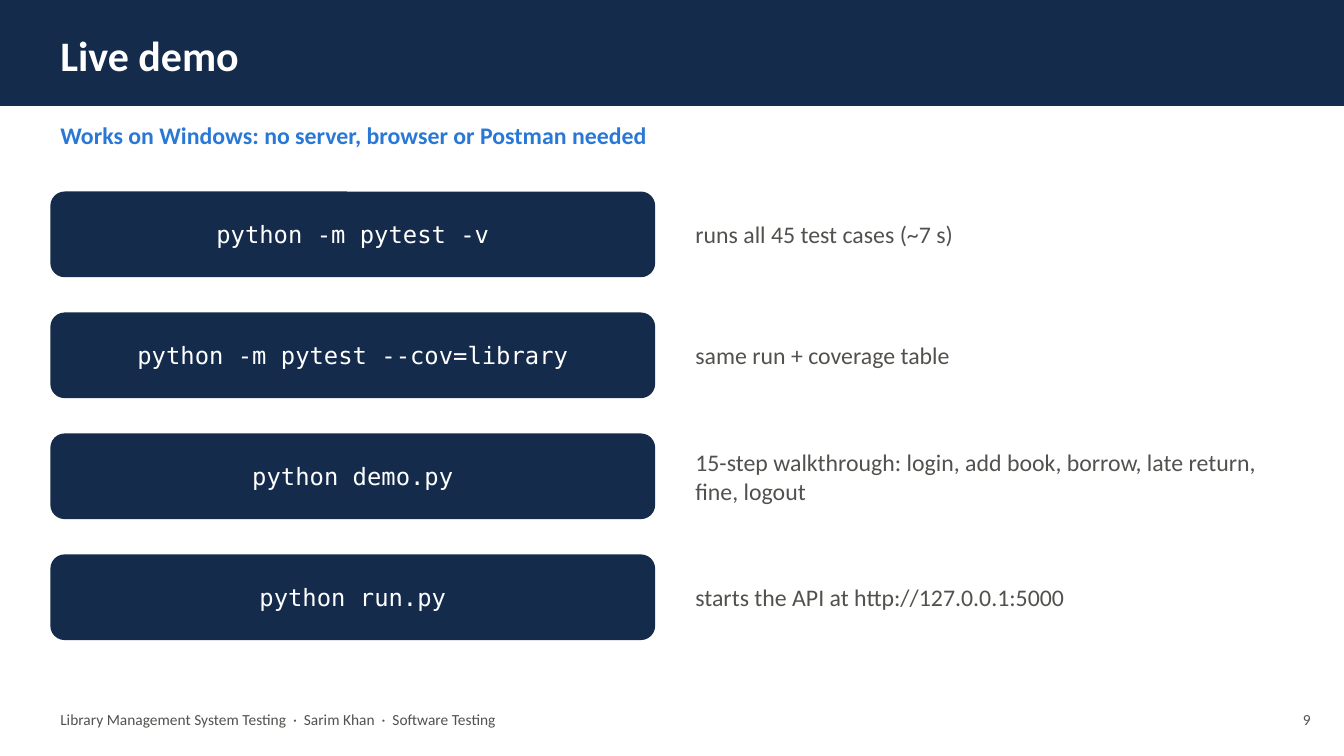
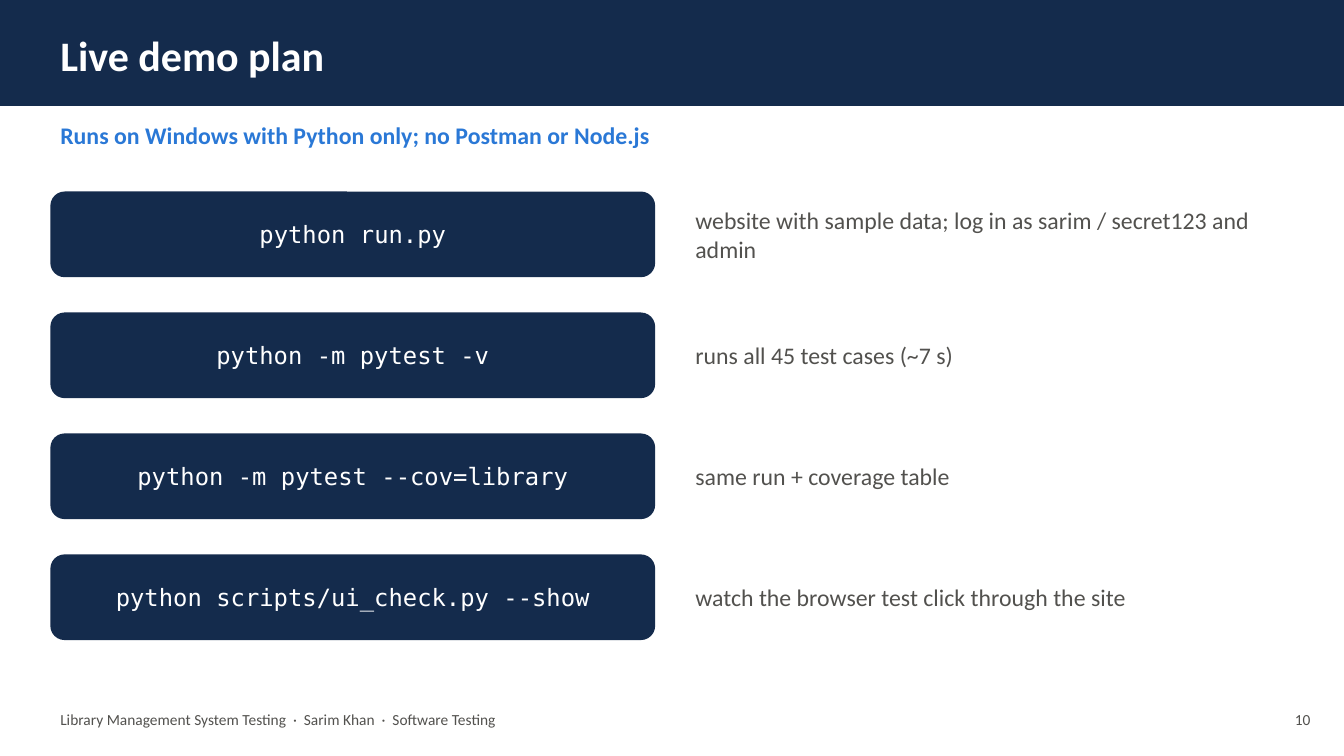
Before and after one commit to sarimkhan-sketch/library-management-testing, a slide deck: slide 10 of slides/Library_Management_Testing.pptx (slide 9 before the commit). Drawn at 1344x756 pixels with LibreOffice and Linux fonts; fonts in the diff are those of the drawing. Boxes give left, top, right and bottom in pixels: in the first picture for what was removed or moved away, otherwise in the second. Text is boxed around its words. In the diff, an @@ line names an element or a change of style, - is before the commit and + after.

Commit message:
Add City Library web front end, browser check (scripts/ui_check.py), demo steps in README; update report and slides

```diff
--- a/slides/Library_Management_Testing.pptx
+++ b/slides/Library_Management_Testing.pptx
@@ text at [60, 41, 324, 78]: text changed @@
-Live demo
+Live demo plan
@@ text at [60, 127, 649, 148]: text changed @@
-Works on Windows: no server, browser or Postman needed
+Runs on Windows with Python only; no Postman or Node.js
@@ text at [259, 225, 446, 248]: text changed @@
-python -m pytest -v
+python run.py
@@ text at [695, 212, 1248, 258]: text changed @@
-runs all 45 test cases (~7 s)
+website with sample data; log in as sarim / secret123 and admin
@@ text at [216, 346, 489, 369]: text changed @@
-python -m pytest --cov=library
+python -m pytest -v
@@ text at [695, 347, 953, 367]: text changed @@
-same run + coverage table
+runs all 45 test cases (~7 s)
@@ text at [137, 466, 568, 490]: text changed @@
-python demo.py
+python -m pytest --cov=library
@@ text at [695, 468, 950, 489]: text changed @@
-15-step walkthrough: login, add book, borrow, late return, fine, logout
+same run + coverage table
@@ text at [116, 588, 589, 612]: text changed @@
-python run.py
+python scripts/ui_check.py --show
@@ text at [695, 589, 1125, 610]: text changed @@
-starts the API at http://127.0.0.1:5000
+watch the browser test click through the site
@@ text at [1295, 715, 1311, 725]: text changed @@
-9
+10
```
Also in this commit, not shown: 1 other slide changed, 1 slide added, 15 other files.
